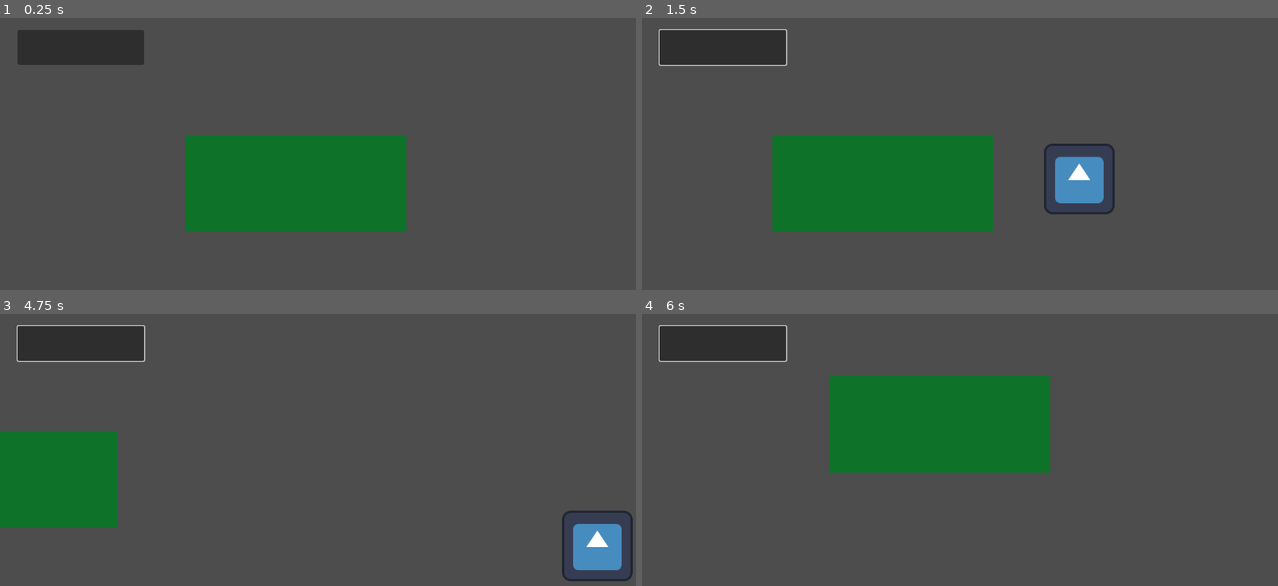
Above: before the commit, frames 1-4 (two rows, left to right).
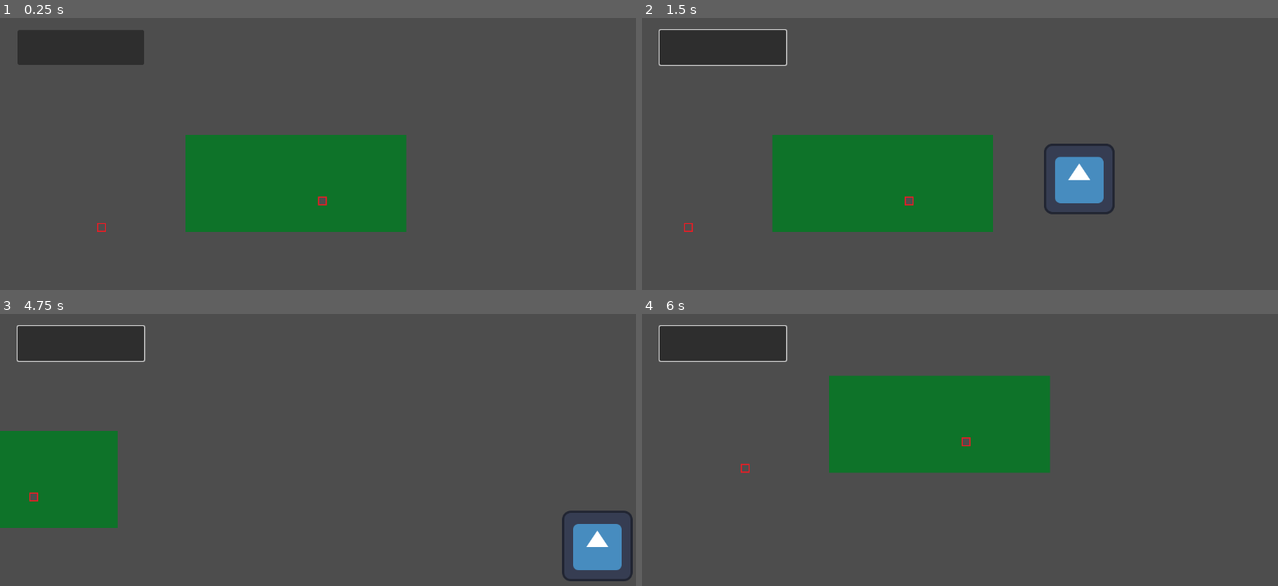
Above: after the commit, the same moments.

Repository: Zazvok/futuristic-strategy-game
Game: Godot game, scene res://zazvok/zazvoktest.tscn
Same seed, same stepped clock (60 frames per second), same inputs: the game is played once before the commit and once after it. The engine's default icon, where the game draws it, is replaced by a stand-in: a white triangle on a blue panel in a dark square.
Inputs (mouse positions are in pixels of both pictures, inside the frame that each line leads up to):
- Up to frame 1 (0.25 s): no input
- Up to frame 2 (1.5 s): click (724, 47) at 0.5 s; tap Enter at 1.25 s; move the mouse to (1099, 178) at 1.27 s; hold D (moveRight) from 1.28 s (still down); click (1099, 178) at 1.35 s
- Up to frame 3 (4.75 s): move the mouse to (190, 509) at 2.02 s; release D (moveRight) at 2.03 s; hold S (moveDown) 2.03-2.78 s; tap N at 2.1, 3.6 s; move the mouse to (381, 414) at 2.77 s; hold D (moveRight) 2.78-3.53 s; click (381, 414) at 2.85 s; tap Space at 3.5 s; move the mouse to (286, 564) at 3.52 s; hold W (moveUp) 3.53-4.28 s; click (286, 564) at 3.67 s; tap Enter at 4.25 s; move the mouse to (508, 545) at 4.27 s; hold A (moveLeft) from 4.28 s (still down); click (508, 545) at 4.35 s
- Up to frame 4 (6 s): move the mouse to (769, 439) at 5.02 s; tap N at 5.1 s; move the mouse to (991, 493) at 5.77 s; release A (moveLeft) at 5.78 s; hold S (moveDown) from 5.78 s (still down); click (991, 493) at 5.85 s

The runs differ from the first frame. In frame 1, less than 0.1% of the frame differs, in the area x 15-52%, y 65-79%; in frame 2, less than 0.1%; in frame 3, less than 0.1%; in frame 4, less than 0.1%, in the area x 15-52%, y 45-59%.

Commit message:
grid placement

Diff:
--- /dev/null
+++ b/zazvok/TileMap.gd
@@ -0,0 +1,9 @@
+extends TileMap
+
+var x = 0
+var y = 0
+var gridsize = 4
+var dic = {}
+
+func _ready():
+	set_cell(0, Vector2(x,y), 0, Vector2(x,y),0)
--- a/zazvok/gridplacement.gd
+++ b/zazvok/gridplacement.gd
@@ -1 +1 @@
-extends TileMap
+y
--- a/zazvok/zazvoktest.tscn
+++ b/zazvok/zazvoktest.tscn
@@ -1,21 +1,22 @@
-[gd_scene load_steps=8 format=3 uid="uid://bx88h4gte3byl"]
+[gd_scene load_steps=9 format=3 uid="uid://bx88h4gte3byl"]
 
 [ext_resource type="Script" path="res://zazvok/zazvoktest.gd" id="1_8aycl"]
 [ext_resource type="PackedScene" uid="uid://d3i2p4t4aafu2" path="res://zazvok/character1.tscn" id="1_51t18"]
 [ext_resource type="Texture2D" uid="uid://dokrobdwyhrth" path="res://pixil-frame-0 (1).png" id="3_21qjh"]
-[ext_resource type="Texture2D" uid="uid://bk1s0hc74punl" path="res://pixil-frame-0 (2).png" id="4_pivbh"]
+[ext_resource type="Texture2D" uid="uid://b54ya8khwuk04" path="res://pixil-frame-0 (3).png" id="3_xsplg"]
+[ext_resource type="Script" path="res://zazvok/TileMap.gd" id="5_q78jd"]
+
+[sub_resource type="TileSetAtlasSource" id="TileSetAtlasSource_dt11r"]
+texture = ExtResource("3_xsplg")
+0:0/0 = 0
 
 [sub_resource type="TileSetAtlasSource" id="TileSetAtlasSource_pogik"]
 texture = ExtResource("3_21qjh")
 0:0/0 = 0
 
-[sub_resource type="TileSetAtlasSource" id="TileSetAtlasSource_3uh6i"]
-texture = ExtResource("4_pivbh")
-0:0/0 = 0
-
 [sub_resource type="TileSet" id="TileSet_xlb0p"]
 sources/3 = SubResource("TileSetAtlasSource_pogik")
-sources/4 = SubResource("TileSetAtlasSource_3uh6i")
+sources/0 = SubResource("TileSetAtlasSource_dt11r")
 
 [node name="Zazvoktest" type="Node2D"]
 script = ExtResource("1_8aycl")
@@ -23,7 +24,9 @@
 [node name="CharacterBody2D" parent="." instance=ExtResource("1_51t18")]
 
 [node name="TileMap" type="TileMap" parent="."]
+texture_filter = 1
 tile_set = SubResource("TileSet_xlb0p")
 format = 2
-layer_0/tile_data = PackedInt32Array(1, 3, 0, 2, 3, 0, -6553 …(3791 unchanged characters)… 27693, 3, 0, -262157, 3, 0, 262133, 3, 0)
+layer_0/tile_data = PackedInt32Array(1, 3, 0, 2, 3, 0, -6553 …(3791 unchanged characters)… 27693, 3, 0, -262157, 3, 0, 262133, 3, 0, 262119, 0, 0)
 layer_1/tile_data = PackedInt32Array()
+script = ExtResource("5_q78jd")
Binary file added: pixil-frame-0 (3).png
Not shown, added: pixil-frame-0 (3).png.import
